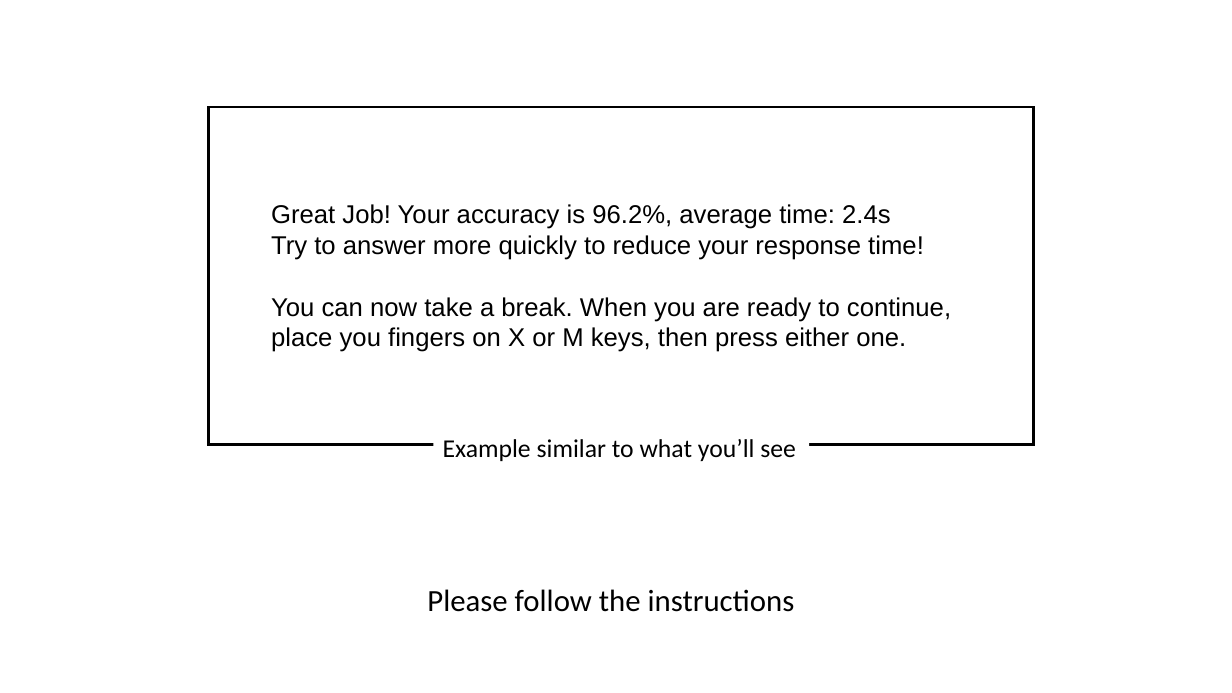
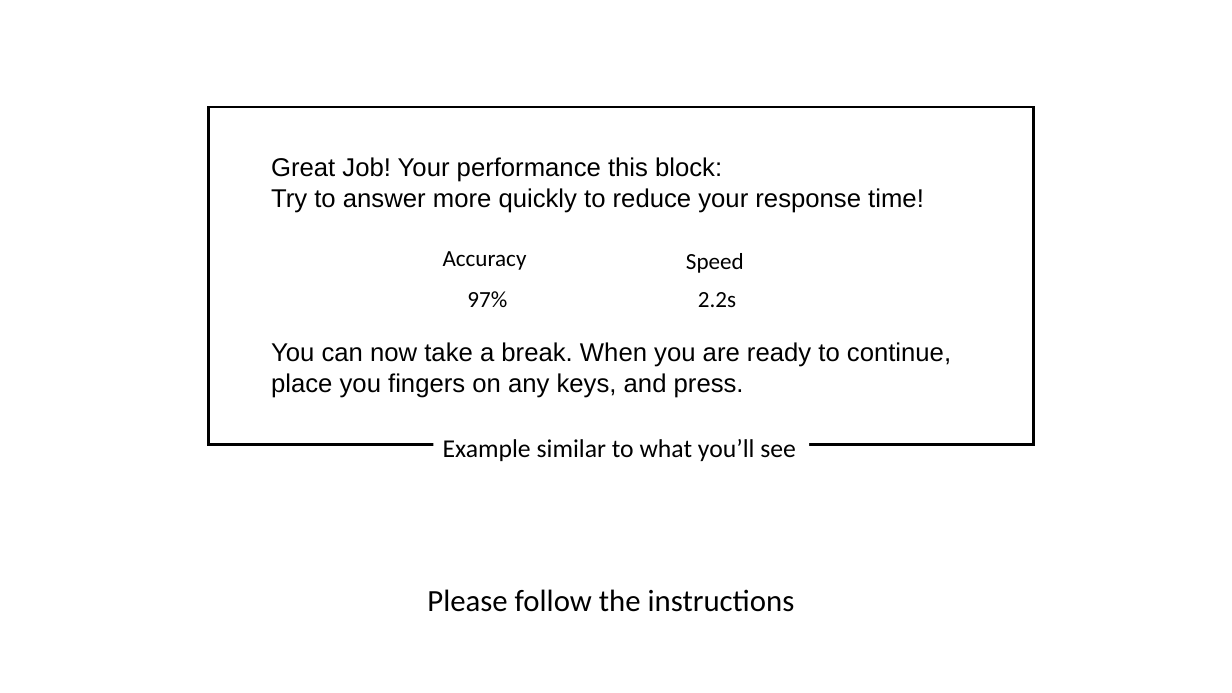
Before and after one commit to CogWorks/Zoid_ID, a slide deck: slide 35 of instructions_animation.pptx. Drawn at 1232x693 pixels with LibreOffice and Linux fonts; fonts in the diff are those of the drawing. Boxes give left, top, right and bottom in pixels: in the first picture for what was removed or moved away, otherwise in the second. Text is boxed around its words. In the diff, an @@ line names an element or a change of style, - is before the commit and + after.

```diff
--- a/instructions_animation.pptx
+++ b/instructions_animation.pptx
@@ text "Great Job! Your performance this ...": place and size @@
-text "Great Job! Your performance this ..." at [271, 204, 951, 352]
+text "Great Job! Your performance this ..." at [271, 157, 951, 398]
@@ text at [271, 157, 722, 182]: text changed @@
-Great Job! Your accuracy is 96.2%, average time: 2.4s
+Great Job! Your performance this block:
@@ text added at [443, 251, 527, 270], 18 pt, text #000000 @@
+Accuracy
@@ text added at [686, 253, 744, 273], 18 pt, text #000000 @@
+Speed
@@ text added at [467, 291, 507, 307], 18 pt, text #000000 @@
+97%
@@ text added at [698, 292, 736, 307], 18 pt, text #000000 @@
+2.2s
@@ text at [271, 342, 951, 398]: text changed @@
-You can now take a break. When you are ready to continue, place you fingers on X or M keys, then press either one.
+You can now take a break. When you are ready to continue, place you fingers on any keys, and press.
```
Also in this commit, not shown: 3 other slides changed, 1 other file.
